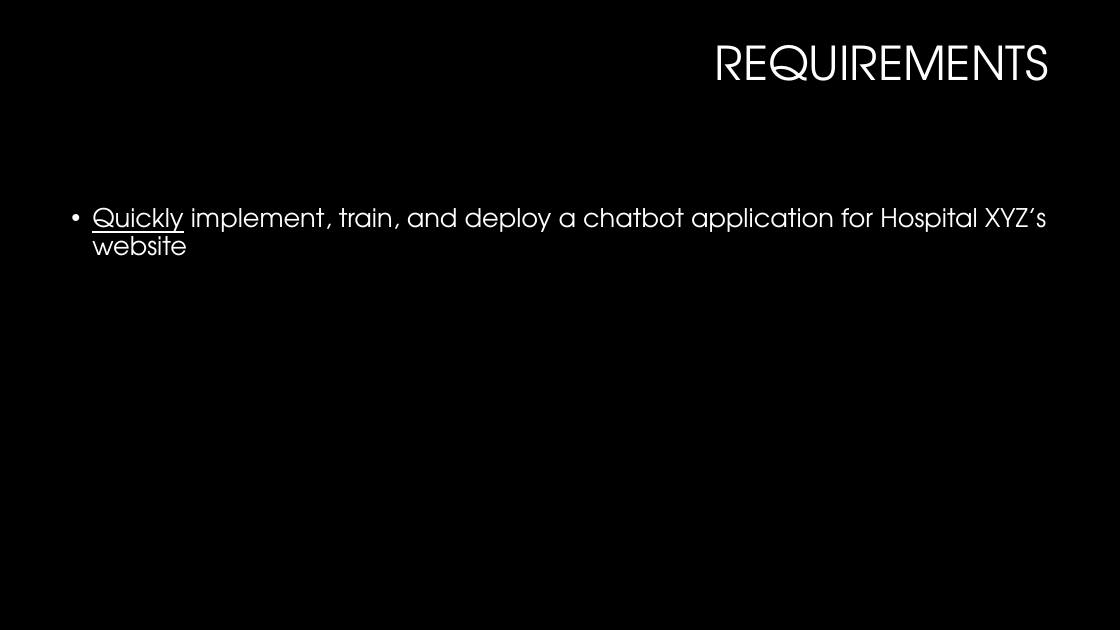
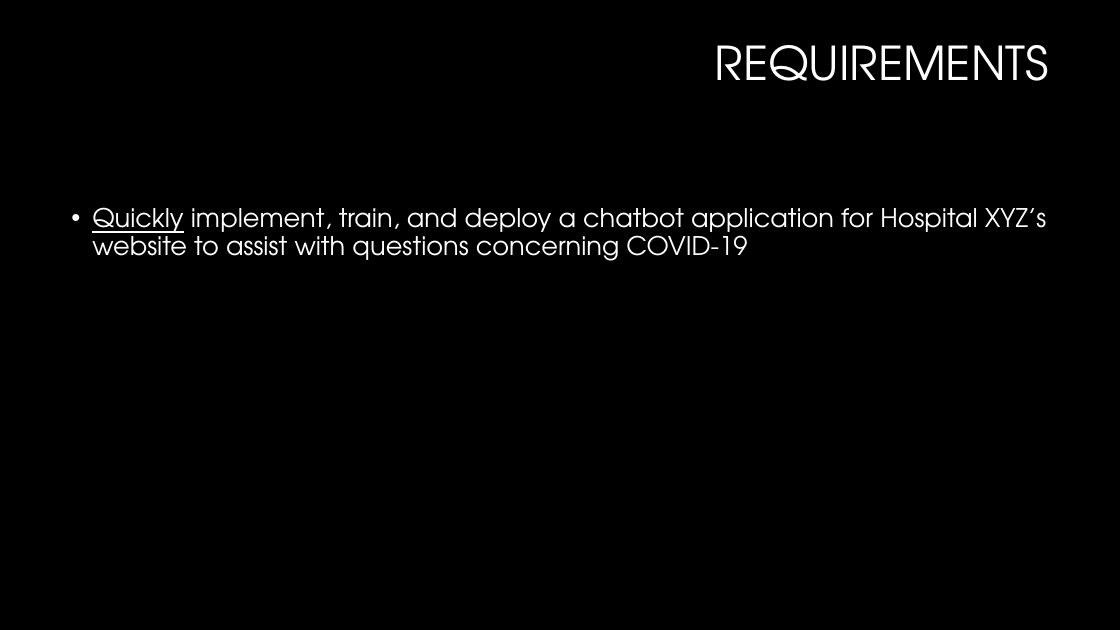
Before and after one commit to bpwilke/SMUNaturalLanguageProcessing, a slide deck: slide 2 of HW8/Benjamin_Wilke_HW8.pptx. Drawn at 1120x630 pixels with LibreOffice and Linux fonts; fonts in the diff are those of the drawing; background and template pictures are left out. Boxes give left, top, right and bottom in pixels: in the first picture for what was removed or moved away, otherwise in the second. Text is boxed around its words. In the diff, an @@ line names an element or a change of style, - is before the commit and + after.

Commit message:
updates to HW8

```diff
--- a/HW8/Benjamin_Wilke_HW8.pptx
+++ b/HW8/Benjamin_Wilke_HW8.pptx
@@ text at box(92, 207, 1046, 261): text changed @@
-• Quickly implement, train, and deploy a chatbot application for Hospital XYZ’s website
+• Quickly implement, train, and deploy a chatbot application for Hospital XYZ’s website to assist with questions concerning COVID-19
```
